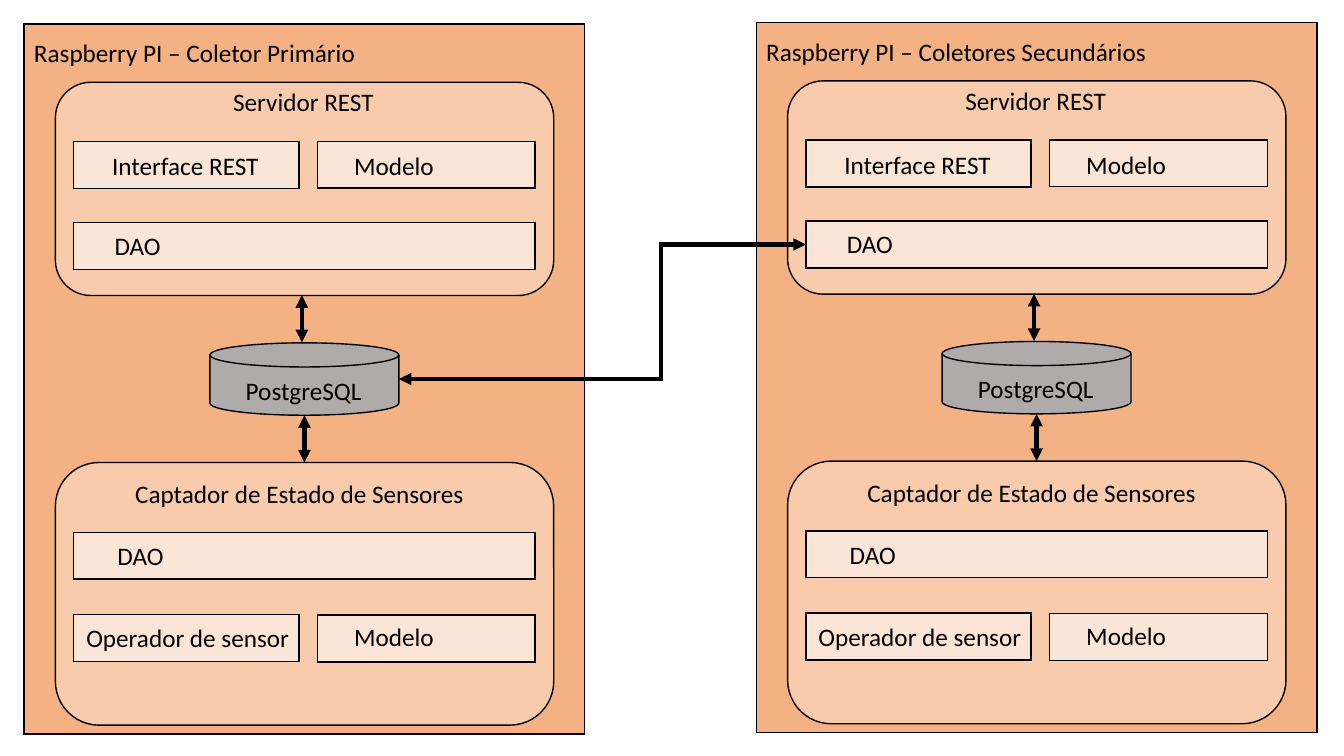
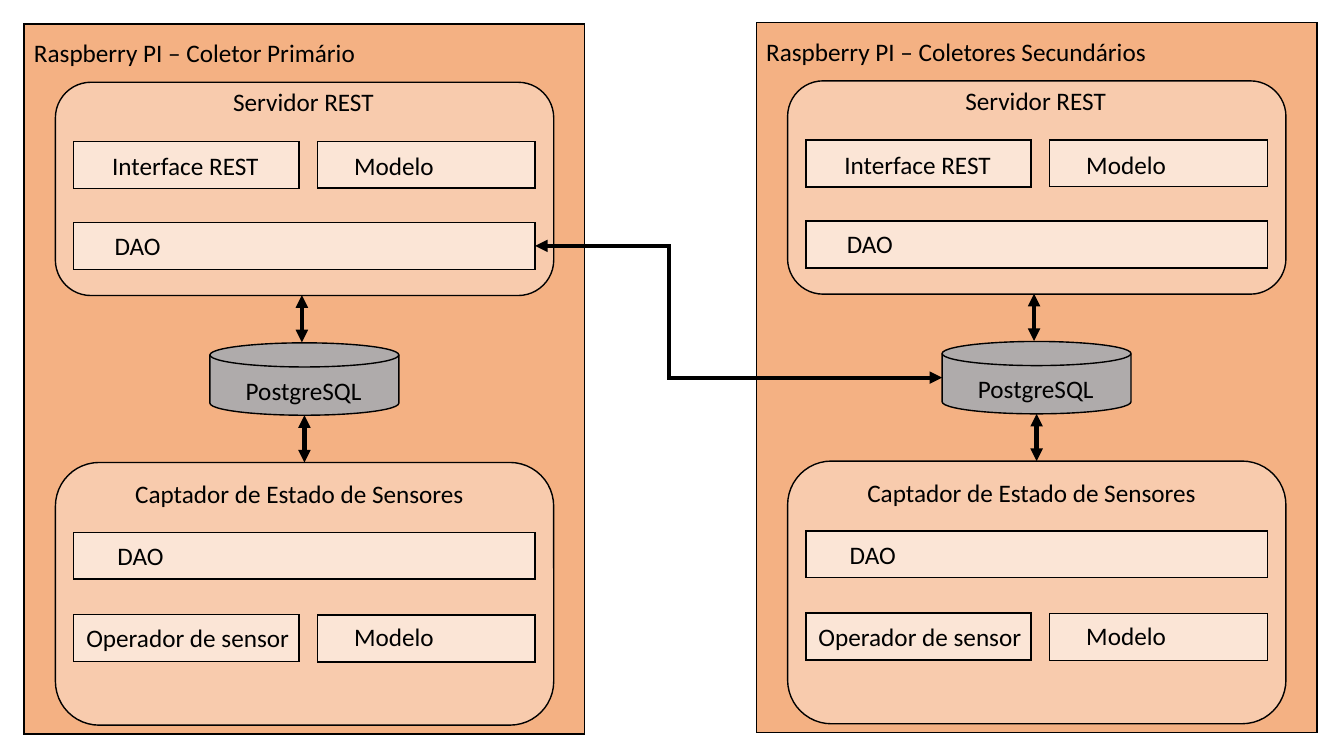
Before and after one commit to osmorais/MEMCH, a slide deck: slide 3 of docs/Diagramas/Diagramas de Arquitetura.pptx. Drawn at 1344x756 pixels with LibreOffice and Linux fonts; fonts in the diff are those of the drawing. Boxes give left, top, right and bottom in pixels: in the first picture for what was removed or moved away, otherwise in the second. Text is boxed around its words. In the diff, an @@ line names an element or a change of style, - is before the commit and + after.

```diff
--- a/docs/Diagramas/Diagramas de Arquitetura.pptx
+++ b/docs/Diagramas/Diagramas de Arquitetura.pptx
@@ elbow double arrow moved from (807, 245) - (399, 379) to (943, 378) - (535, 246) @@
```
Also in this commit, not shown: 7 other files.
